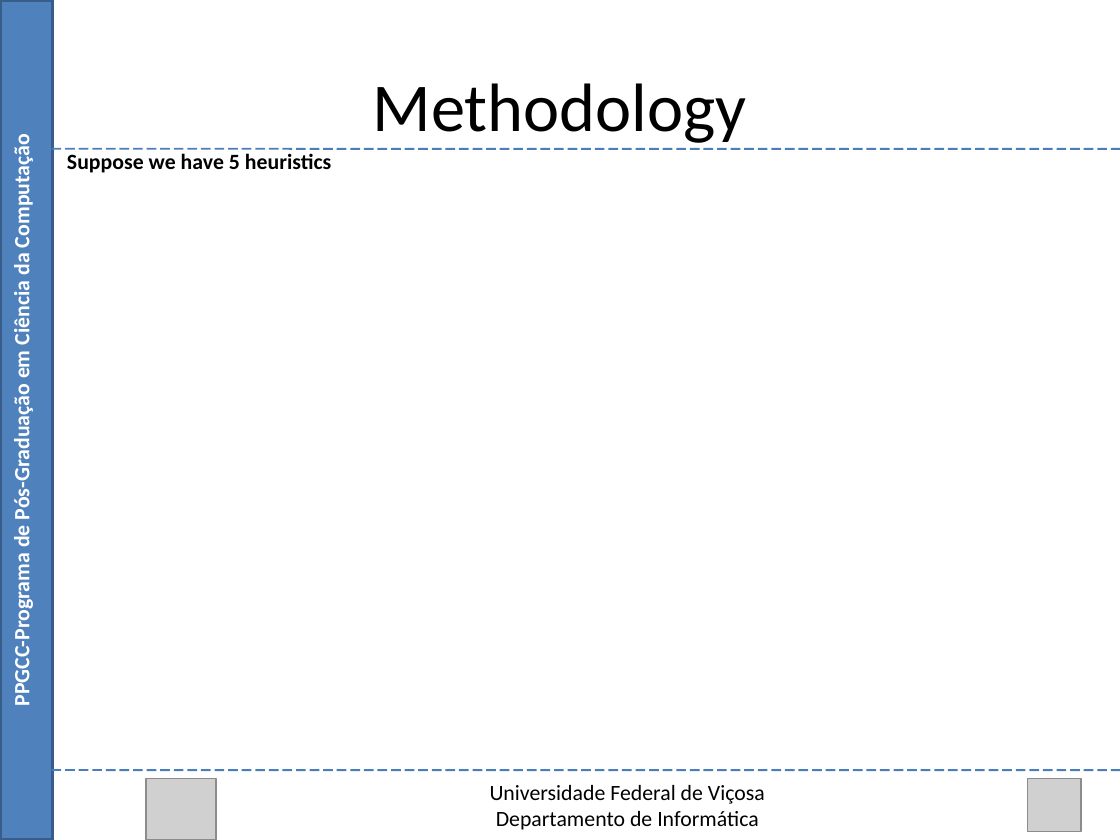
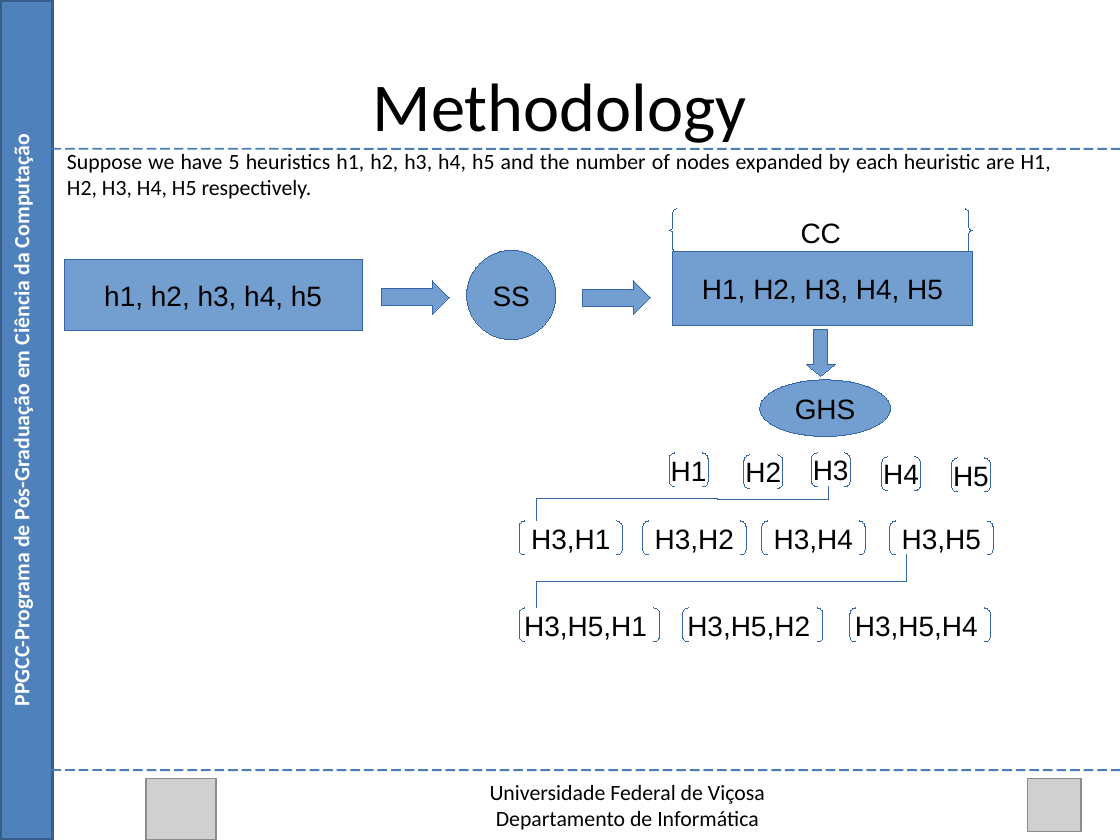
Before and after one commit to Marvinsky/research-marvin, a slide deck: slide 24 of latex/odp/selection heuristics.odp. Drawn at 1120x840 pixels with LibreOffice and Linux fonts; fonts in the diff are those of the drawing; grey boxes stand for pictures. Boxes give left, top, right and bottom in pixels: in the first picture for what was removed or moved away, otherwise in the second. Text is boxed around its words. In the diff, an @@ line names an element or a change of style, - is before the commit and + after.

Commit message:
30/07/15 updating odp

```diff
--- a/latex/odp/selection heuristics.odp
+++ b/latex/odp/selection heuristics.odp
@@ text at (67,154,1051,199): text changed; bold off @@
-Suppose we have 5 heuristics
+Suppose we have 5 heuristics h1, h2, h3, h4, h5 and the number of nodes expanded by each heuristic are H1, H2, H3, H4, H5 respectively.
@@ brace pair added at (669,208,972,251), outline #3465A4 0 pt, 18 pt, text #000000 @@
+CC
@@ rectangle added at (64,259,362,330), fill #729FCF, outline #3465A4 0 pt, 18 pt, text #000000 @@
+h1, h2, h3, h4, h5
@@ ellipse added at (467,250,557,339), fill #729FCF, outline #3465A4 0 pt, 18 pt, text #000000 @@
+SS
@@ rectangle added at (673,252,972,326), fill #729FCF, outline #3465A4 0 pt, 18 pt, text #000000 @@
+H1, H2, H3, H4, H5
@@ right arrow added at (381,280,449,314), fill #729FCF, outline #3465A4 0 pt @@
@@ right arrow added at (582,281,651,315), fill #729FCF, outline #3465A4 0 pt @@
@@ down arrow added at (806,329,836,376), fill #729FCF, outline #3465A4 0 pt @@
@@ ellipse added at (759,380,890,437), fill #729FCF, outline #3465A4 0 pt, 18 pt, text #000000 @@
+GHS
@@ bracket pair added at (670,452,709,486), outline #3465A4 0 pt, 18 pt, text #000000 @@
+H1
@@ bracket pair added at (744,455,783,488), outline #3465A4 0 pt, 18 pt, text #000000 @@
+H2
@@ bracket pair added at (811,452,850,486), outline #3465A4 0 pt, 18 pt, text #000000 @@
+H3
@@ bracket pair added at (881,457,921,491), outline #3465A4 0 pt, 18 pt, text #000000 @@
+H4
@@ bracket pair added at (952,458,991,492), outline #3465A4 0 pt, 18 pt, text #000000 @@
+H5
@@ elbow line added from (829, 487) to (536, 521), #3465A4 0 pt @@
@@ bracket pair added at (520,521,623,554), outline #3465A4 0 pt, 18 pt, text #000000 @@
+H3,H1
@@ bracket pair added at (643,521,746,554), outline #3465A4 0 pt, 18 pt, text #000000 @@
+H3,H2
@@ bracket pair added at (762,521,865,554), outline #3465A4 0 pt, 18 pt, text #000000 @@
+H3,H4
@@ bracket pair added at (889,521,992,554), outline #3465A4 0 pt, 18 pt, text #000000 @@
+H3,H5
@@ elbow line added from (907, 556) to (536, 608), #3465A4 0 pt @@
@@ bracket pair added at (520,608,661,642), outline #3465A4 0 pt, 18 pt, text #000000 @@
+H3,H5,H1
@@ bracket pair added at (682,608,823,642), outline #3465A4 0 pt, 18 pt, text #000000 @@
+H3,H5,H2
@@ bracket pair added at (850,608,991,642), outline #3465A4 0 pt, 18 pt, text #000000 @@
+H3,H5,H4
```
Also in this commit, not shown: 1 other file.
